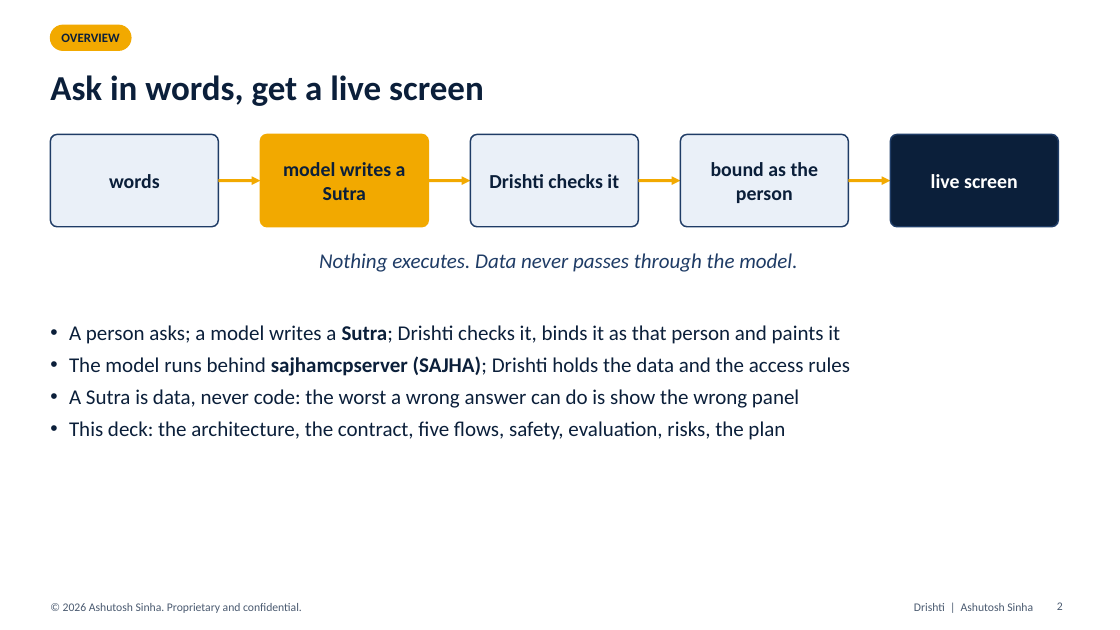
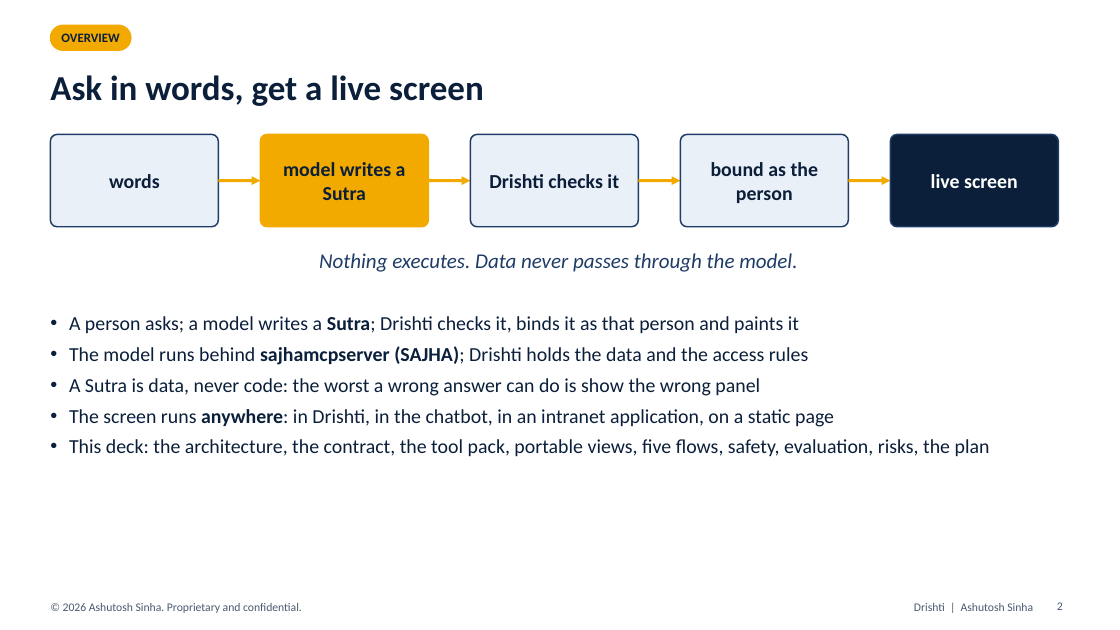
Before and after one commit to ajsinha/drishti, a slide deck: slide 2 of docs/plans/I9_GENUI_SAJHA.pptx. Drawn at 1120x630 pixels with LibreOffice and Linux fonts; fonts in the diff are those of the drawing. Boxes give left, top, right and bottom in pixels: in the first picture for what was removed or moved away, otherwise in the second. Text is boxed around its words. In the diff, an @@ line names an element or a change of style, - is before the commit and + after.

Commit message:
i9 GenUI deck rebuilt from the amended outline: tool pack, portable views, GD1-GD22 with status (40 slides)

```diff
--- a/docs/plans/I9_GENUI_SAJHA.pptx
+++ b/docs/plans/I9_GENUI_SAJHA.pptx
@@ text "A person asks; a model ...": place and size @@
-text "A person asks; a model ..." at (69,325,850,440)
+text "A person asks; a model ..." at (69,316,990,457)
@@ text at (69,316,809,396): size 18 to 17 pt in "A person asks; a model writes a ...", "The model runs behind sajhamcpserver (SAJHA); Drishti ...", "A Sutra is data, never code: the ..." @@
@@ text at (69,409,990,457): text changed; size 18 to 17 pt @@
-• This deck: the architecture, the contract, five flows, safety, evaluation, risks, the plan
+• The screen runs anywhere: in Drishti, in the chatbot, in an intranet application, on a static page
+• This deck: the architecture, the contract, the tool pack, portable views, five flows, safety, evaluation, risks, the plan
```
Also in this commit, not shown: 19 other slides changed, 14 slides added.
